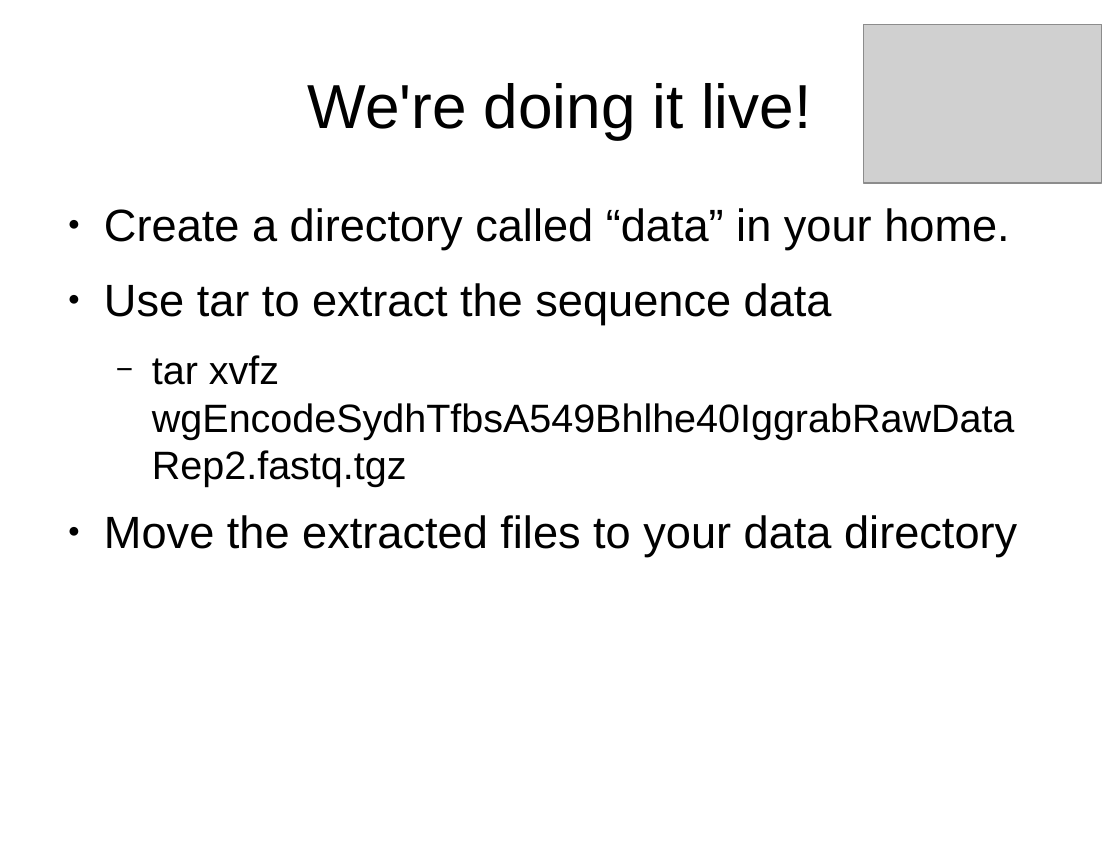
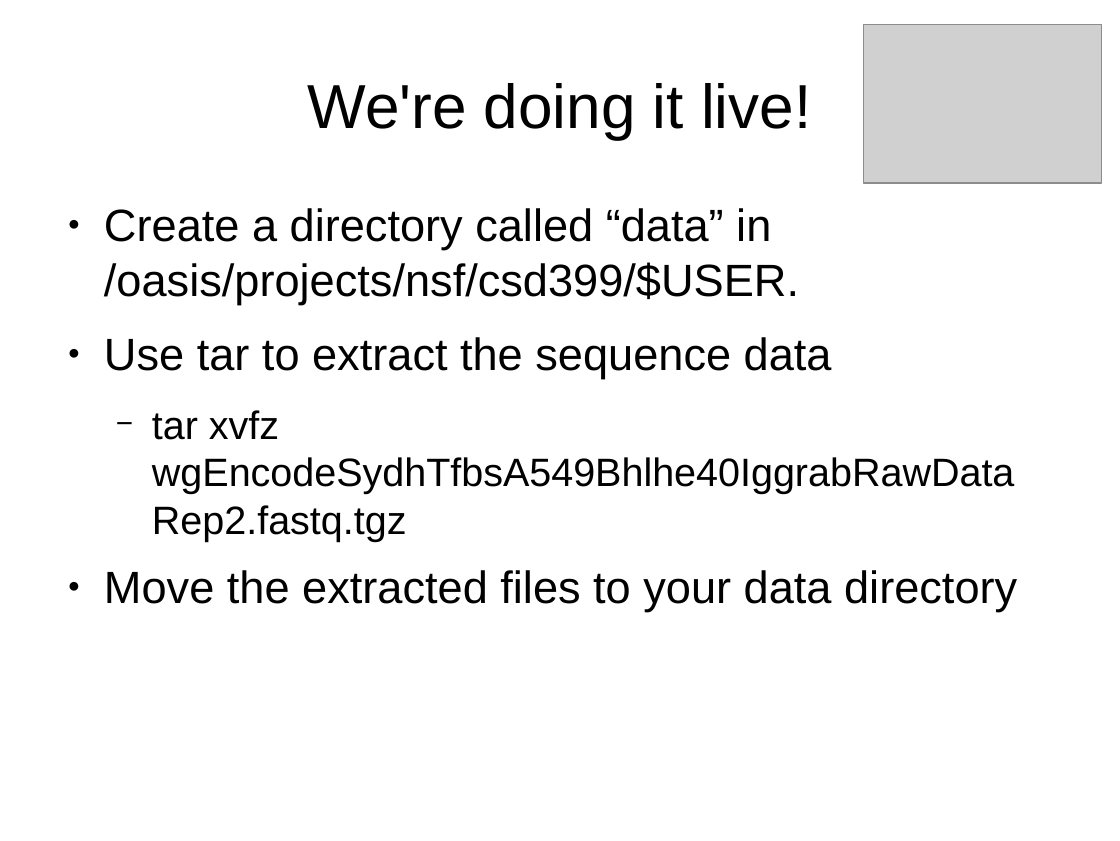
Before and after one commit to karmel/biosys-bootcamp, a slide deck: slide 16 of Lectures/Gordon.odp. Drawn at 1120x841 pixels with LibreOffice and Linux fonts; fonts in the diff are those of the drawing; grey boxes stand for pictures. Boxes give left, top, right and bottom in pixels: in the first picture for what was removed or moved away, otherwise in the second. Text is boxed around its words. In the diff, an @@ line names an element or a change of style, - is before the commit and + after.

```diff
--- a/Lectures/Gordon.odp
+++ b/Lectures/Gordon.odp
@@ text at (104,208,799,304): text changed @@
-● Create a directory called “data” in your home.
+● Create a directory called “data” in /oasis/projects/nsf/csd399/$USER.
```
Also in this commit, not shown: 5 other slides changed.
